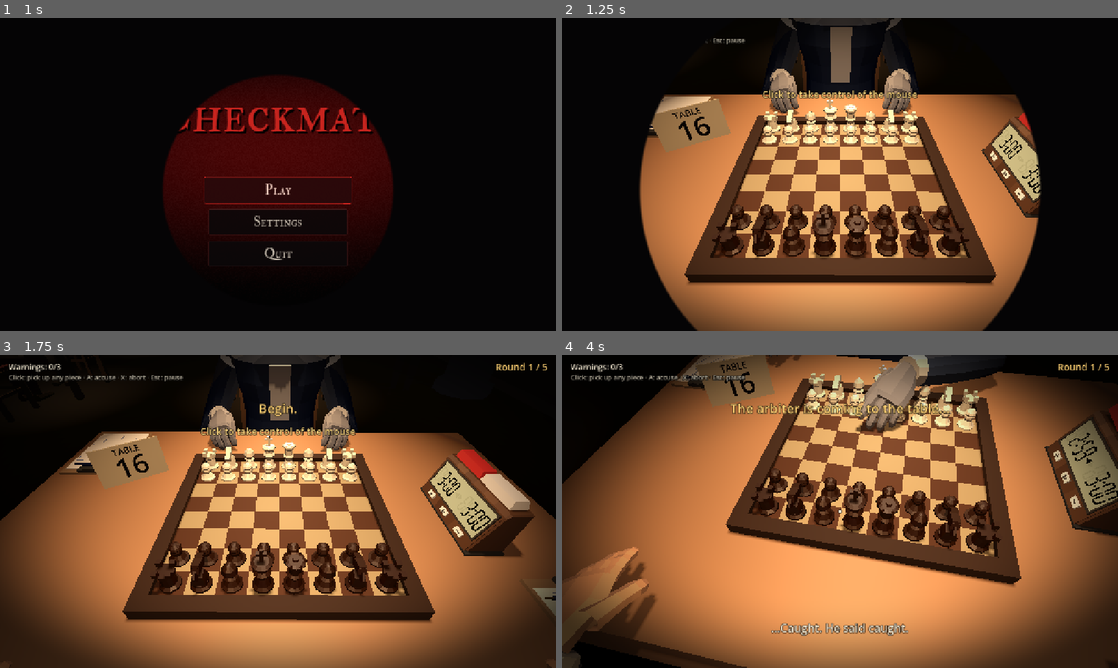
Above: before the commit, frames 1-4 (two rows, left to right).
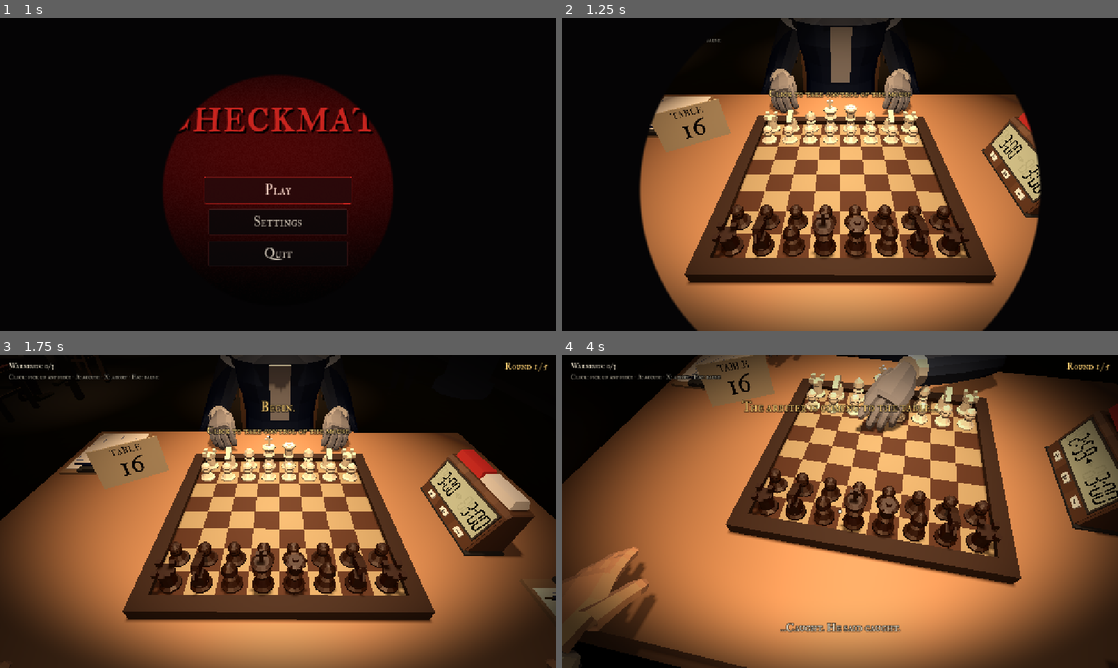
Above: after the commit, the same moments.

Repository: alan-pv/GJ-Horror
Game: Godot game, scene res://src/ui/main_menu.tscn
Same seed, same stepped clock (60 frames per second), same inputs: the game is played once before the commit and once after it. Sound files missing from this copy of the repository are replaced by a short silence.
Inputs (mouse positions are in pixels of both pictures, inside the frame that each line leads up to):
- Up to frame 1 (1 s): click "Play" at 0.5 s
- Up to frame 2 (1.25 s): no input
- Up to frame 3 (1.75 s): tap Enter at 1.25 s; move the mouse to (400, 495) at 1.27 s; hold A (accuse) from 1.28 s (still down); click (400, 495) at 1.42 s; tap Space at 1.52 s
- Up to frame 4 (4 s): release A (accuse) at 2 s; tap Enter at 2, 2.75 s; drag from (728, 527) to (812, 574) at 2.02 s; move the mouse to (895, 442) at 2.77 s; tap Keypad Enter at 2.85 s; click (895, 442) at 2.92 s; move the mouse to (834, 517) at 3.52 s; tap A (accuse) at 3.6 s; click (834, 517) at 3.67 s; tap Space at 3.77 s

Frame 1 is identical in both runs. In frame 2, 0.7% of the frame differs, in the area x 19-64%, y 6-40%; in frame 3, 1.4%; in frame 4, 2.3%, in the area x 1-99%, y 1-90%.

Commit message:
Fuente IM Fell en todo el juego
- gui/theme/custom_font en project.godot para todos los Control (HUD, menús, pantallas)
- Los Label3D (cartel de mesa y planillas) la toman de UiTheme.font()

Diff:
--- a/project.godot
+++ b/project.godot
@@ -30,6 +30,10 @@
 window/size/viewport_height=720
 window/stretch/mode="canvas_items"
 window/stretch/aspect="expand"
+
+[gui]
+
+theme/custom_font="res://assets/fonts/IMFellDoublePicaSC.ttf"
 
 [input]
 
--- a/src/client/scoresheet_view.gd
+++ b/src/client/scoresheet_view.gd
@@ -57,6 +57,7 @@
 	for i in ROWS * COLUMNS:
 		var l := Label3D.new()
 		l.name = "Linea_%d" % i
+		l.font = UiTheme.font()
 		l.font_size = 40
 		l.pixel_size = 0.00040
 		l.shaded = false
--- a/src/world/hall.gd
+++ b/src/world/hall.gd
@@ -680,6 +680,7 @@
 	var num := Label3D.new()
 	num.name = "Numero"
 	num.text = str(HallLayout.number_of(index))
+	num.font = UiTheme.font()
 	num.font_size = 128
 	num.pixel_size = 0.00055
 	num.modulate = ink
@@ -690,6 +691,7 @@
 	var cap := Label3D.new()
 	cap.name = "Rotulo"
 	cap.text = "TABLE"
+	cap.font = UiTheme.font()
 	cap.font_size = 40
 	cap.pixel_size = 0.00055
 	cap.modulate = ink
Not shown, changed: docs/arquitectura.md
